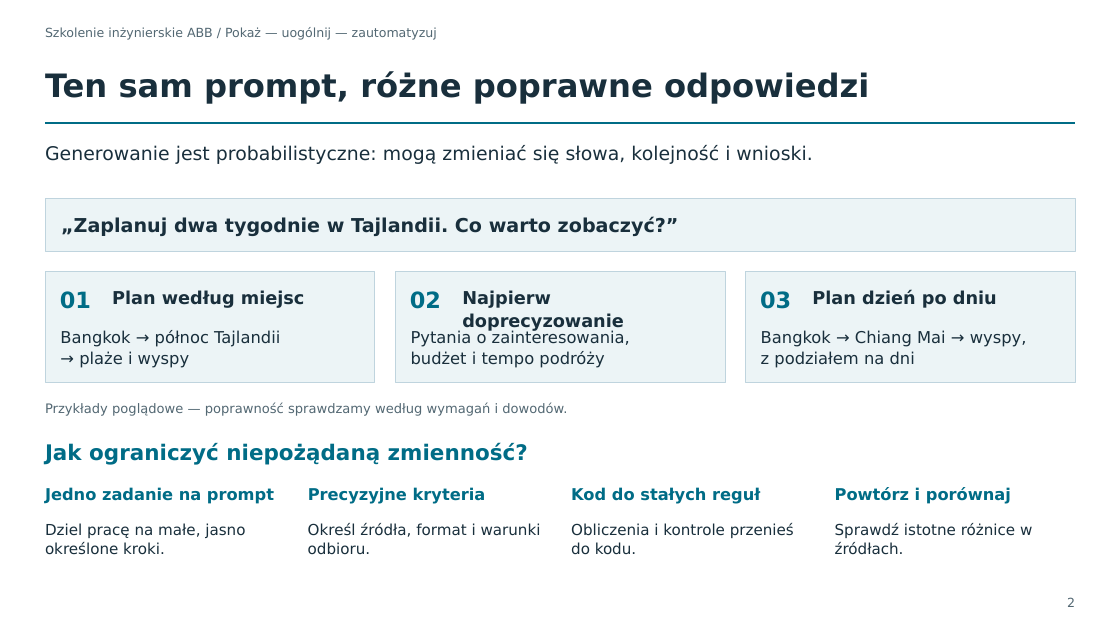
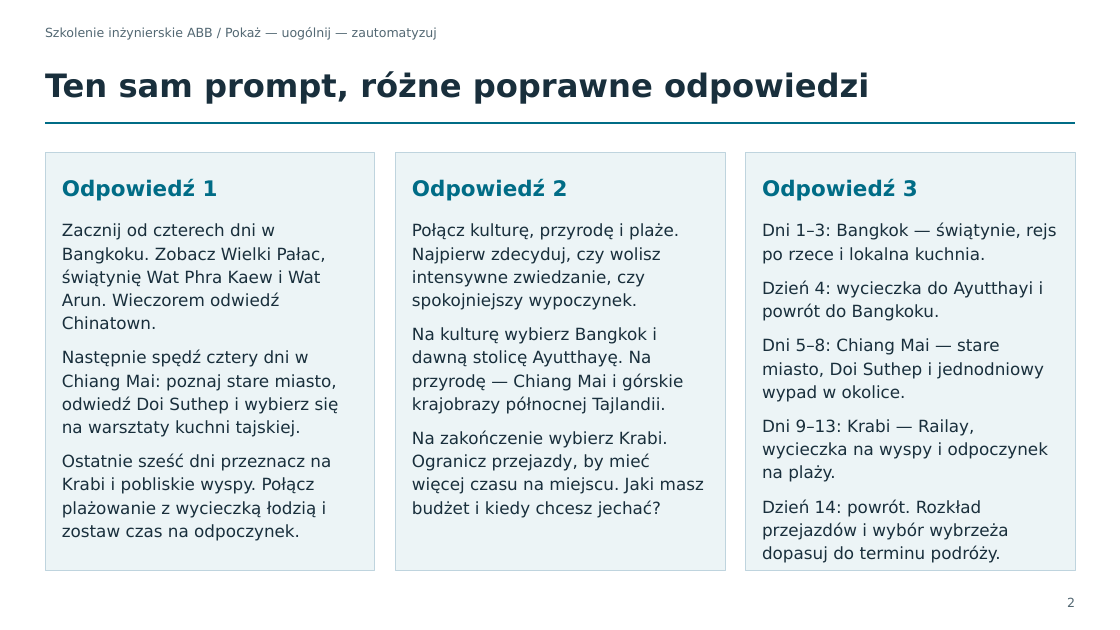
Before and after one commit to StefanTyllo/ABB-Training, a slide deck: slide 2 of docs/ABB_Workflow_Support_Slides.pptx. Drawn at 1120x630 pixels with LibreOffice and Linux fonts; fonts in the diff are those of the drawing. Boxes give left, top, right and bottom in pixels: in the first picture for what was removed or moved away, otherwise in the second. Text is boxed around its words. In the diff, an @@ line names an element or a change of style, - is before the commit and + after.

Commit message:
Simplify slide 2 to three Polish example responses

```diff
--- a/docs/ABB_Workflow_Support_Slides.pptx
+++ b/docs/ABB_Workflow_Support_Slides.pptx
@@ text removed at box(45, 145, 812, 164) @@
-Generowanie jest probabilistyczne: mogą zmieniać się słowa, kolejność i wnioski.
@@ rectangle added at box(45, 153, 375, 570), fill #ECF4F6, outline #BFD4DE 1 pt @@
@@ text added at box(62, 179, 218, 201), 23 pt, text #006C86, bold @@
+Odpowiedź 1
@@ rectangle: place and size @@
-rectangle at box(45, 271, 375, 382)
+rectangle at box(395, 153, 725, 570)
@@ text added at box(412, 179, 568, 201), 23 pt, text #006C86, bold @@
+Odpowiedź 2
@@ rectangle: place and size @@
-rectangle at box(745, 271, 1075, 382)
+rectangle at box(745, 153, 1075, 570)
@@ text added at box(762, 179, 918, 201), 23 pt, text #006C86, bold @@
+Odpowiedź 3
@@ rectangle removed at box(45, 198, 1075, 252) @@
@@ text removed at box(61, 217, 679, 236) @@
-„Zaplanuj dwa tygodnie w Tajlandii. Co warto zobaczyć?”
@@ text added at box(62, 223, 339, 541), 18 pt, text #192F3C @@
+Zacznij od czterech dni w Bangkoku. Zobacz Wielki Pałac, świątynię Wat Phra Kaew i Wat Arun. Wieczorem odwiedź Chinatown.
+Następnie spędź cztery dni w Chiang Mai: poznaj stare miasto, odwiedź Doi Suthep i wybierz się na warsztaty kuchni tajskiej.
+Ostatnie sześć dni przeznacz na Krabi i pobliskie wyspy. Połącz plażowanie z wycieczką łodzią i zostaw czas na odpoczynek.
@@ text added at box(412, 223, 704, 518), 18 pt, text #192F3C @@
+Połącz kulturę, przyrodę i plaże. Najpierw zdecyduj, czy wolisz intensywne zwiedzanie, czy spokojniejszy wypoczynek.
+Na kulturę wybierz Bangkok i dawną stolicę Ayutthayę. Na przyrodę — Chiang Mai i górskie krajobrazy północnej Tajlandii.
+Na zakończenie wybierz Krabi. Ogranicz przejazdy, by mieć więcej czasu na miejscu. Jaki masz budżet i kiedy chcesz jechać?
@@ text added at box(762, 223, 1056, 563), 18 pt, text #192F3C @@
+Dni 1–3: Bangkok — świątynie, rejs po rzece i lokalna kuchnia.
+Dzień 4: wycieczka do Ayutthayi i powrót do Bangkoku.
+Dni 5–8: Chiang Mai — stare miasto, Doi Suthep i jednodniowy wypad w okolice.
+Dni 9–13: Krabi — Railay, wycieczka na wyspy i odpoczynek na plaży.
+Dzień 14: powrót. Rozkład przejazdów i wybór wybrzeża dopasuj do terminu podróży.
@@ text removed at box(60, 291, 91, 309) @@
-01
@@ text removed at box(112, 291, 305, 308) @@
-Plan według miejsc
@@ rectangle removed at box(395, 271, 725, 382) @@
@@ text removed at box(410, 291, 441, 309) @@
-02
@@ text removed at box(462, 291, 624, 333) @@
-Najpierw doprecyzowanie
@@ text removed at box(760, 291, 791, 309) @@
-03
@@ text removed at box(812, 291, 997, 308) @@
-Plan dzień po dniu
@@ text removed at box(60, 330, 280, 368) @@
-Bangkok → północ Tajlandii
-→ plaże i wyspy
@@ text removed at box(411, 330, 630, 368) @@
-Pytania o zainteresowania,
-budżet i tempo podróży
@@ text removed at box(761, 330, 1027, 368) @@
-Bangkok → Chiang Mai → wyspy,
-z podziałem na dni
@@ text removed at box(45, 402, 567, 416) @@
-Przykłady poglądowe — poprawność sprawdzamy według wymagań i dowodów.
@@ text removed at box(45, 443, 528, 465) @@
-Jak ograniczyć niepożądaną zmienność?
@@ text removed at box(45, 487, 274, 504) @@
-Jedno zadanie na prompt
@@ text removed at box(308, 487, 486, 504) @@
-Precyzyjne kryteria
@@ text removed at box(571, 487, 760, 504) @@
-Kod do stałych reguł
@@ text removed at box(835, 487, 1011, 504) @@
-Powtórz i porównaj
@@ text removed at box(45, 523, 245, 555) @@
-Dziel pracę na małe, jasno określone kroki.
@@ text removed at box(308, 523, 541, 555) @@
-Określ źródła, format i warunki odbioru.
@@ text removed at box(571, 523, 794, 555) @@
-Obliczenia i kontrole przenieś do kodu.
@@ text removed at box(835, 523, 1032, 555) @@
-Sprawdź istotne różnice w źródłach.
```
